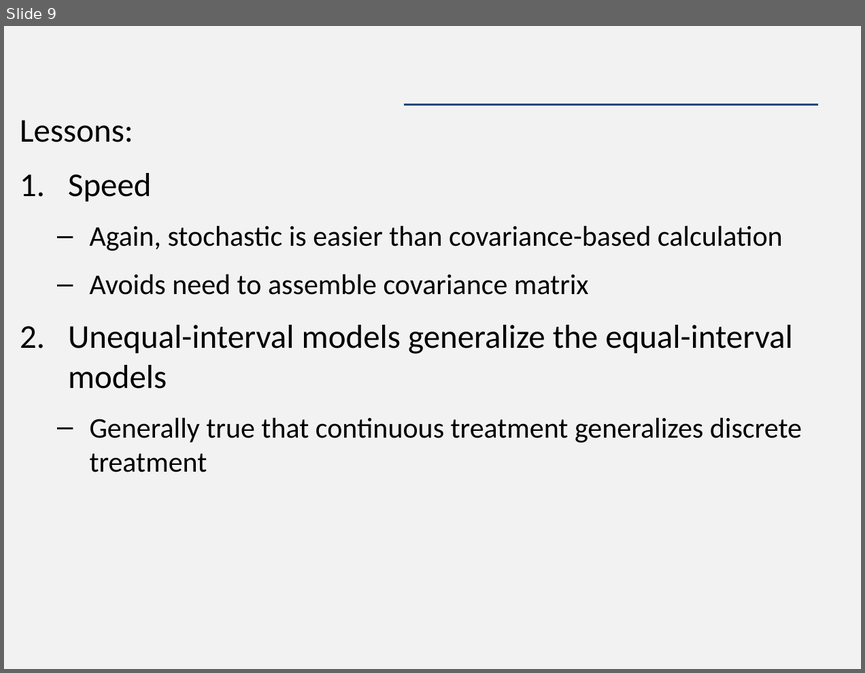
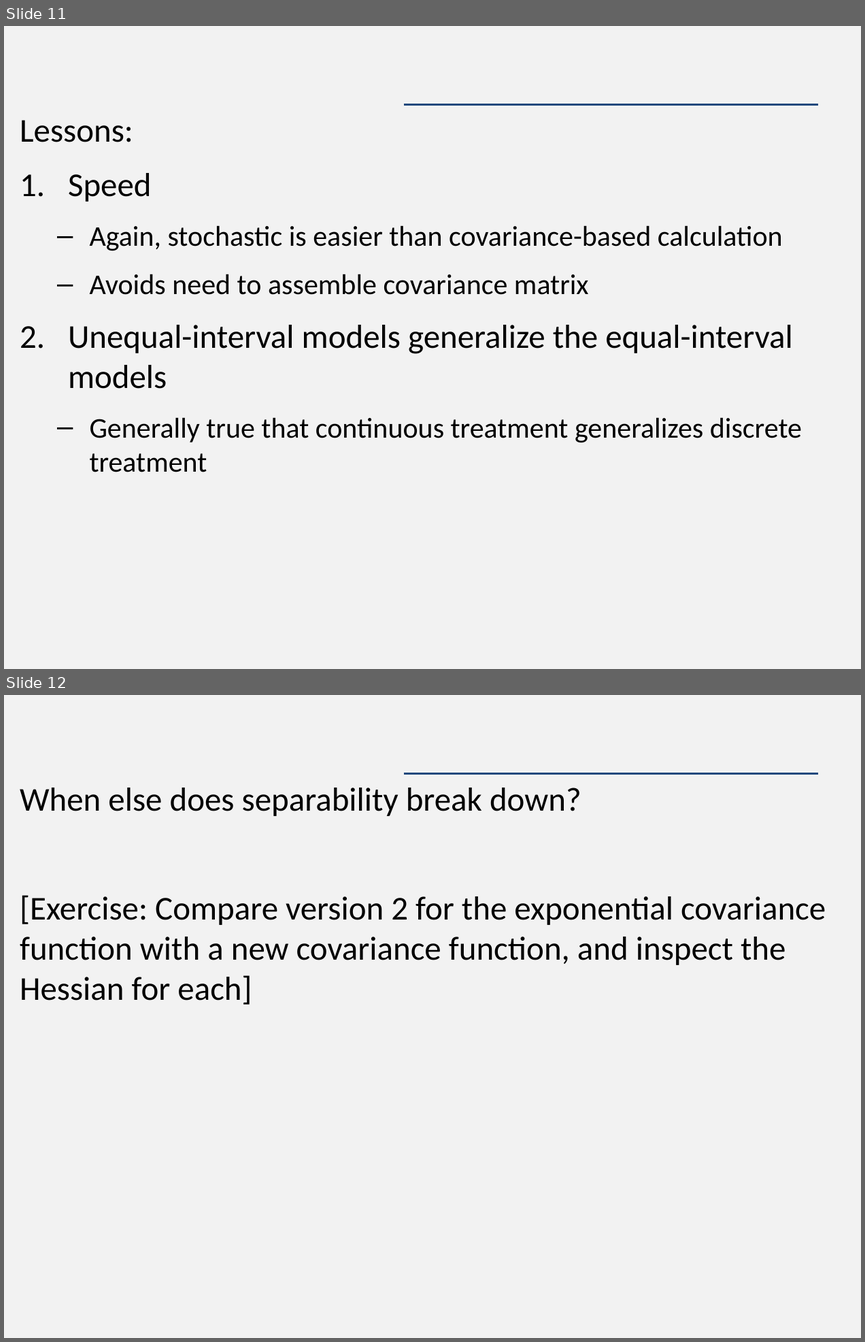
Before and after one commit to James-Thorson/2018_FSH556, a slide deck: Week 5 -- 1D spatial models/Lab/Lab 5 -- 1D spatial models with unequal distances.pptx. Shown one above the other, each under a label of ours: slide 9 before the commit, slides 11 and 12 after it. The pictures are 865x673 and 865x1342 pixels, drawn with LibreOffice and Linux fonts; fonts in the diff are those of the drawing. Boxes give left, top, right and bottom in pixels: in the first picture for what was removed or moved away, otherwise in the second. Text is boxed around its words. In the diff, an @@ line names an element or a change of style, - is before the commit and + after.

```diff
--- a/Week 5 -- 1D spatial models/Lab/Lab 5 -- 1D spatial models with unequal distances.pptx
+++ b/Week 5 -- 1D spatial models/Lab/Lab 5 -- 1D spatial models with unequal distances.pptx
@@ slide 12 added at bbox=[4, 695, 861, 1338], background #F2F2F2; not listed: 1 template element that a slide beside it also shows @@
@@ text added at bbox=[20, 787, 825, 1004], 28 pt, text #000000 @@
+When else does separability break down?
+[Exercise: Compare version 2 for the exponential covariance function with a new covariance function, and inspect the Hessian for each]
@@ what was slide 9 is now slide 11 @@
```
Also in this commit, not shown: 3 other slides added, 1 slide removed, 1 other file.
